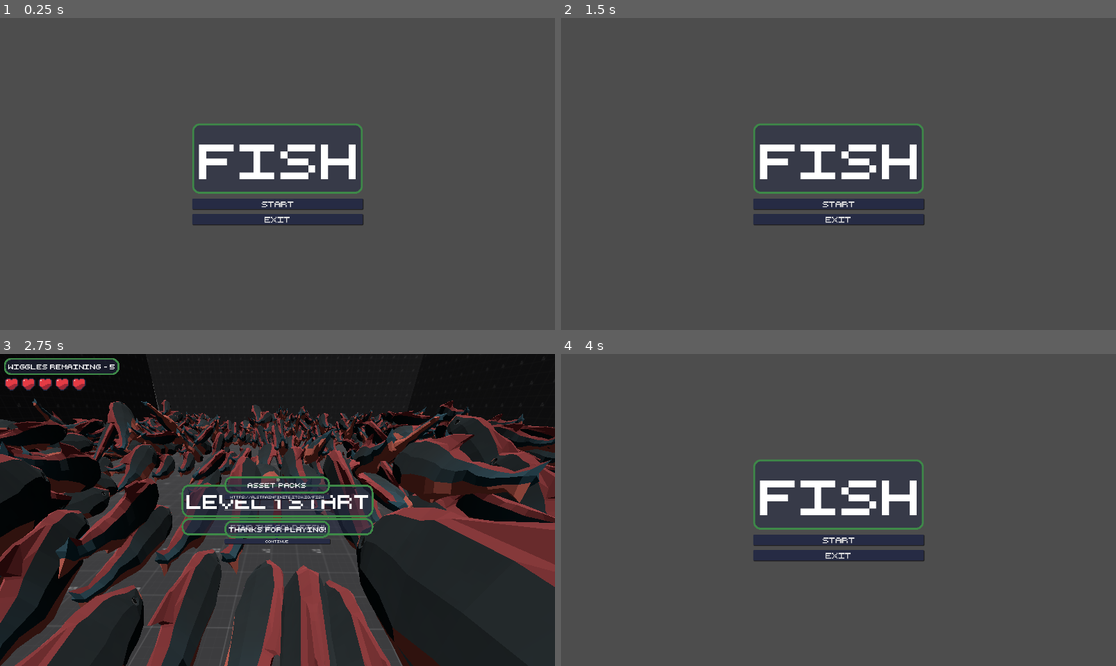
Above: before the commit, frames 1-4 (two rows, left to right).
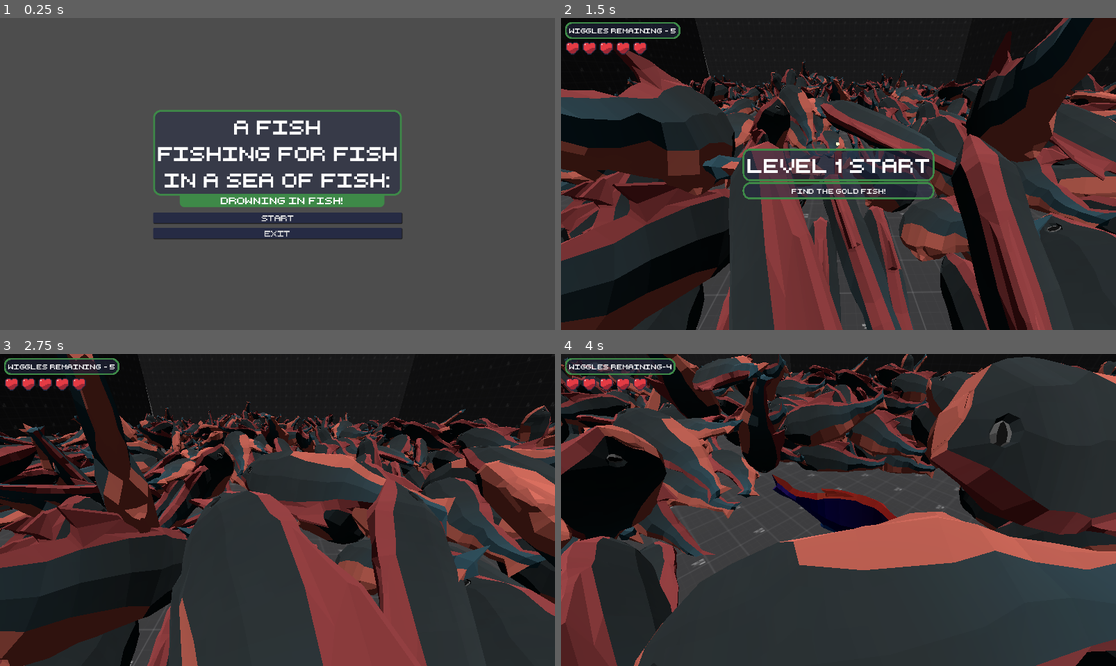
Above: after the commit, the same moments.

Repository: jamethy/fish-4
Game: Godot game, scene res://UI/main_menu.tscn
Same seed, same stepped clock (60 frames per second), same inputs: the game is played once before the commit and once after it. Sound files missing from this copy of the repository are replaced by a short silence.
Inputs (mouse positions are in pixels of both pictures, inside the frame that each line leads up to):
- Up to frame 1 (0.25 s): no input
- Up to frame 2 (1.5 s): click "Start" at 0.5 s; click (838, 205) at 1.25 s, where only the run before the commit has a clickable "Continue"
- Up to frame 3 (2.75 s): click (277, 541) at 2 s, where only the run before the commit has a clickable "Start"
- Up to frame 4 (4 s): click (838, 541) at 2.75 s, where only the run before the commit has a clickable "Continue"; tap Enter (ui_accept) at 3.5, 3.77 s; move the mouse to (866, 510) at 3.52 s; hold W (Forward) from 3.53 s (still down); tap Q (Bubble) at 3.6 s

The runs differ from the first frame. In frame 1, 8.3% of the frame differs, in the area x 27-73%, y 29-71%; in frame 2, 94%, in the area x 0-100%, y 0-100%; in frame 3, 49%; in frame 4, 92%.

Commit message:
feat: updated title

Diff:
--- a/UI/main_menu.tscn
+++ b/UI/main_menu.tscn
@@ -1,7 +1,15 @@
-[gd_scene load_steps=3 format=3 uid="uid://bwjiuysva57d8"]
+[gd_scene load_steps=5 format=3 uid="uid://bwjiuysva57d8"]
 
 [ext_resource type="Theme" uid="uid://4g6adh7plvly" path="res://UI/Theme.tres" id="1_s6g85"]
 [ext_resource type="Script" path="res://UI/main_menu.gd" id="2_v037c"]
+
+[sub_resource type="StyleBoxFlat" id="StyleBoxFlat_rev6p"]
+bg_color = Color(0.242786, 0.537362, 0.282353, 1)
+corner_radius_bottom_right = 10
+corner_radius_bottom_left = 10
+
+[sub_resource type="Theme" id="Theme_fmkkk"]
+Label/styles/normal = SubResource("StyleBoxFlat_rev6p")
 
 [node name="MainMenu" type="Control"]
 layout_mode = 3
@@ -33,9 +41,15 @@
 
 [node name="FishLabel" type="Label" parent="CenterContainer/VBoxContainer"]
 layout_mode = 2
-theme_override_font_sizes/font_size = 100
-text = "FISH"
+theme_override_font_sizes/font_size = 40
+text = "A fish
+fishing for fish
+in a sea of fish:"
 horizontal_alignment = 1
+
+[node name="MarginContainer" type="MarginContainer" parent="CenterContainer/VBoxContainer"]
+custom_minimum_size = Vector2(0, 15)
+layout_mode = 2
 
 [node name="StartButton" type="Button" parent="CenterContainer/VBoxContainer"]
 layout_mode = 2
@@ -47,5 +61,24 @@
 theme_override_font_sizes/font_size = 16
 text = "Exit"
 
+[node name="Subtitle" type="Label" parent="."]
+layout_mode = 1
+anchors_preset = 8
+anchor_left = 0.5
+anchor_top = 0.5
+anchor_right = 0.5
+anchor_bottom = 0.5
+offset_left = -203.0
+offset_top = 41.0
+offset_right = 222.0
+offset_bottom = 69.0
+grow_horizontal = 2
+grow_vertical = 2
+theme = SubResource("Theme_fmkkk")
+theme_override_font_sizes/font_size = 20
+text = "drowning in fish!"
+horizontal_alignment = 1
+vertical_alignment = 1
+
 [connection signal="pressed" from="CenterContainer/VBoxContainer/StartButton" to="." method="_on_start_button_pressed"]
 [connection signal="pressed" from="CenterContainer/VBoxContainer/ExitButton" to="." method="_on_exit_button_pressed"]
--- a/game.tscn
+++ b/game.tscn
@@ -109,6 +109,7 @@
 text = "LOADING"
 
 [node name="Credits" type="Control" parent="CanvasLayer"]
+visible = false
 layout_mode = 3
 anchors_preset = 15
 anchor_right = 1.0
